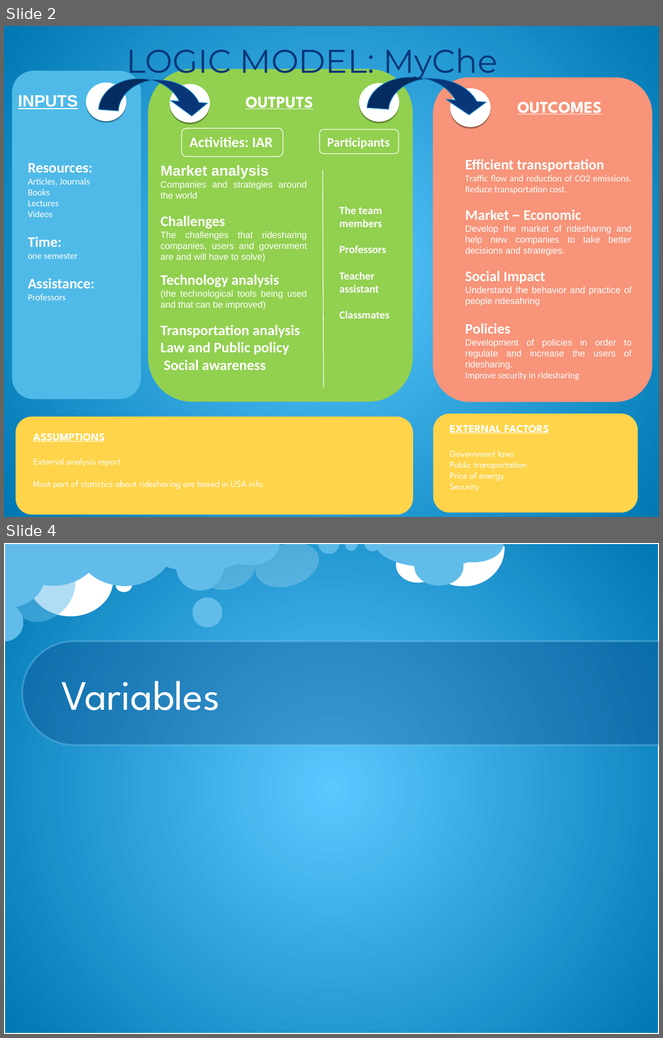
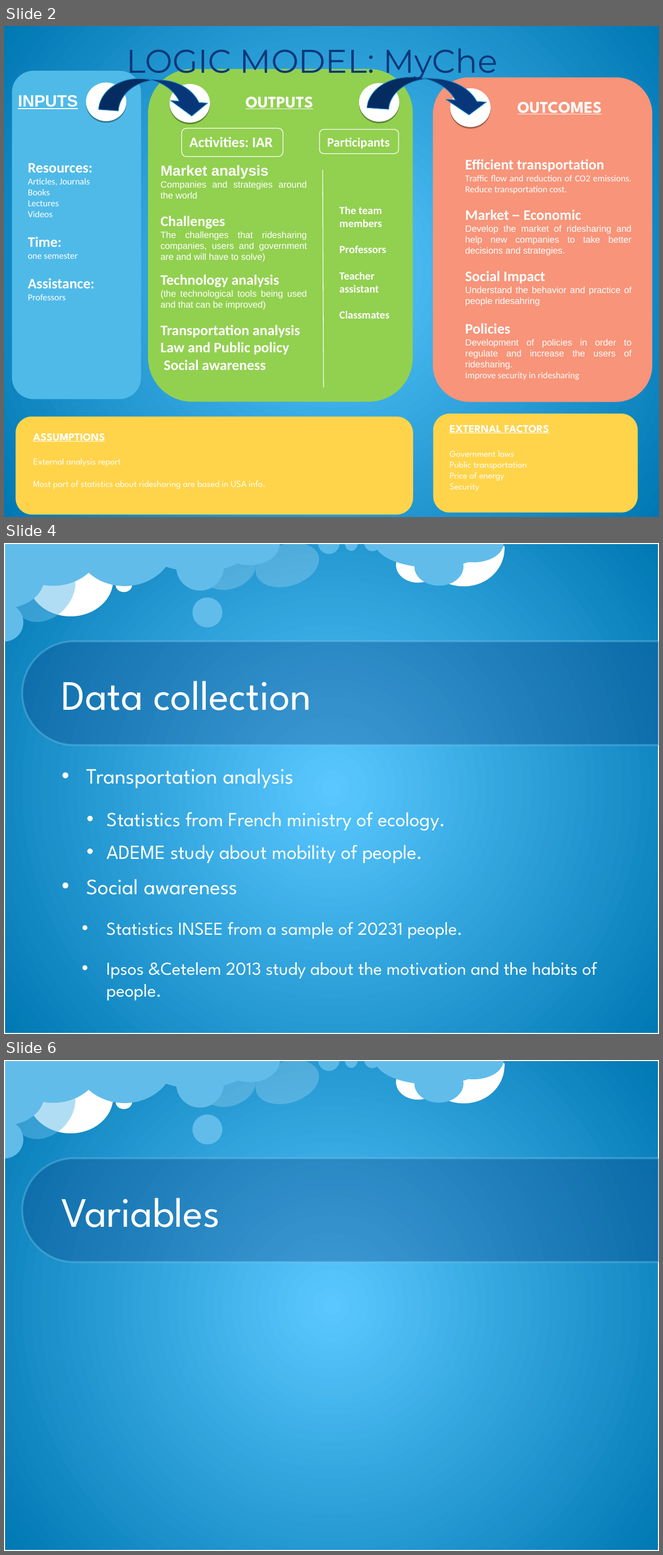
Before and after one commit to Massine/MyChe, a slide deck: Presentations/Presentation4_New_logic_mpdel.pptx. Shown one above the other, each under a label of ours: slides 2 and 4 before the commit, slides 2, 4 and 6 after it; the slides between them are not shown. The pictures are 663x1038 and 663x1555 pixels, drawn with LibreOffice and Linux fonts; fonts in the diff are those of the drawing; background and template pictures are left out. Boxes give left, top, right and bottom in pixels: in the first picture for what was removed or moved away, otherwise in the second. Text is boxed around its words. In the diff, an @@ line names an element or a change of style, - is before the commit and + after.

```diff
--- a/Presentations/Presentation4_New_logic_mpdel.pptx
+++ b/Presentations/Presentation4_New_logic_mpdel.pptx
@@ slide 4 added at (4, 543, 659, 1034), background picture (left out); not listed: 23 template elements that a slide beside it also shows @@
@@ title added at (62, 681, 311, 710), 46 pt, text #FFFFFF @@
+Data collection
@@ text added at (86, 769, 597, 1001), 20 pt, text #FFFFFF @@
+• Transportation analysis
+  • Statistics from French ministry of ecology.
+  • ADEME study about mobility of people.
+  • Social awareness
+    • Statistics INSEE from a sample of 20231 people.
+    • Ipsos &Cetelem 2013 study about the motivation and the habits of people.
@@ what was slide 4 is now slide 6 @@
```
Also in this commit, not shown: 1 slide changed, 1 other slide added.
